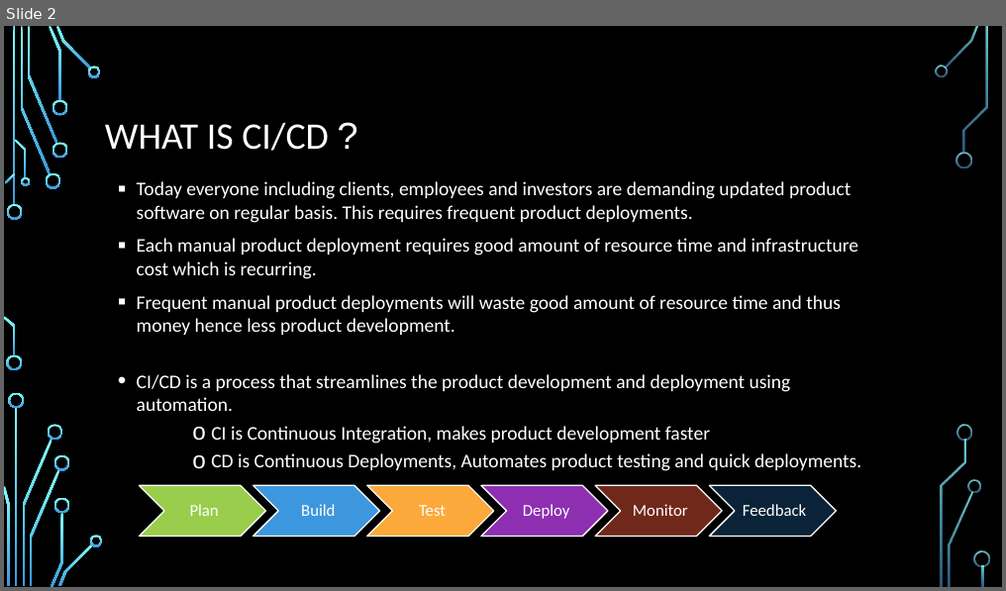
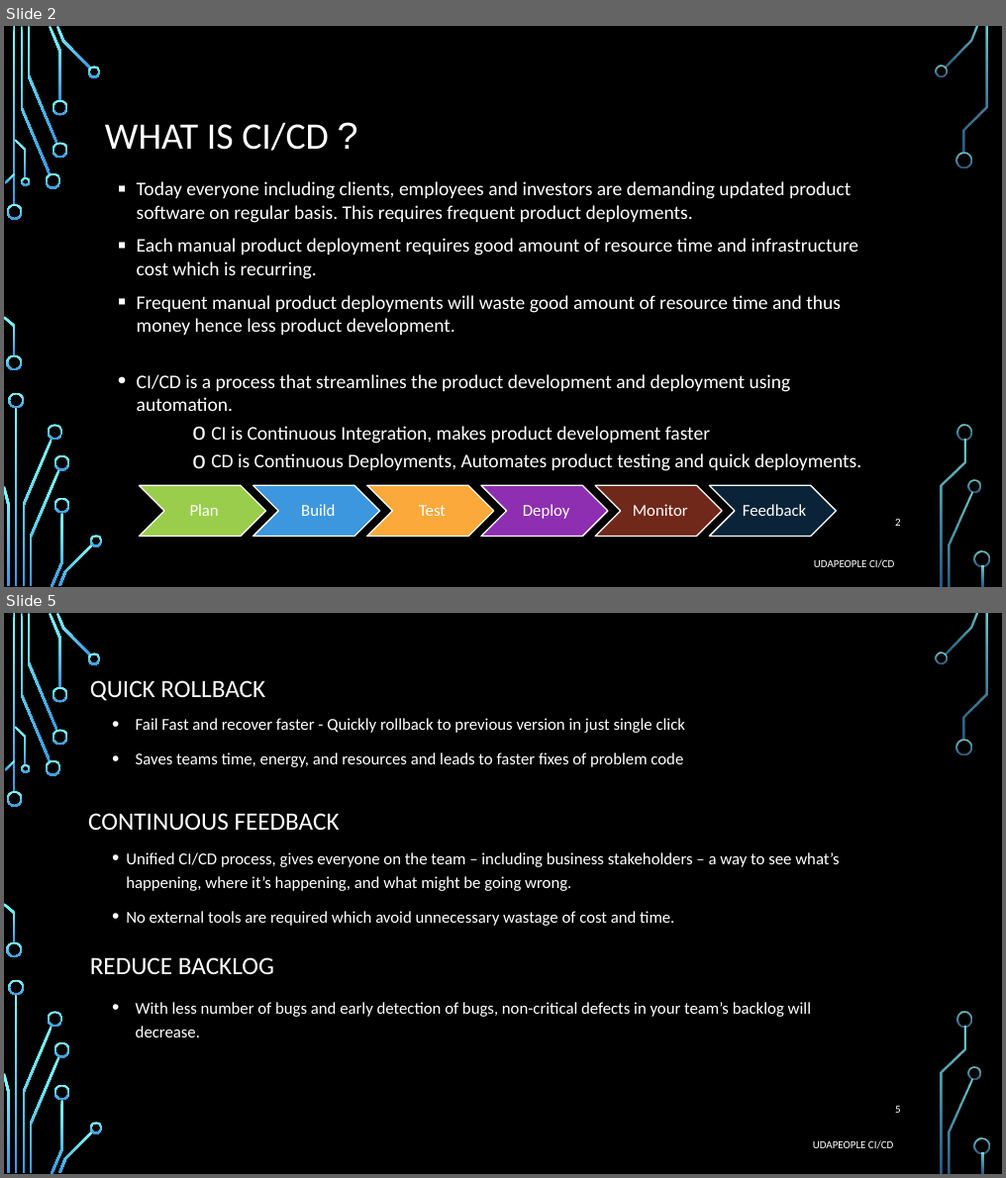
Before and after one commit to anshul-jain23/UdaPeople, a slide deck: presentation.pptx. Shown one above the other, each under a label of ours: slide 2 before the commit, slides 2 and 5 after it; the slides between them are not shown. The pictures are 1006x591 and 1006x1178 pixels, drawn with LibreOffice and Linux fonts; fonts in the diff are those of the drawing; background and template pictures are left out. Boxes give left, top, right and bottom in pixels: in the first picture for what was removed or moved away, otherwise in the second. Text is boxed around its words. In the diff, an @@ line names an element or a change of style, - is before the commit and + after.

```diff
--- a/presentation.pptx
+++ b/presentation.pptx
@@ slide 5 added at box(4, 613, 1002, 1174), background picture (left out); not listed: 36 template elements that a slide beside it also shows @@
@@ text added at box(90, 680, 265, 701), 24 pt, text #FFFFFF @@
+QUICK ROLLBACK
@@ text added at box(136, 718, 685, 767), 16 pt, text #FFFFFF @@
+• Fail Fast and recover faster - Quickly rollback to previous version in just single click
+• Saves teams time, energy, and resources and leads to faster fixes of problem code
@@ text added at box(88, 813, 340, 831), 24 pt, text #FFFFFF @@
+CONTINUOUS FEEDBACK
@@ text added at box(126, 853, 840, 926), 16 pt, text #FFFFFF @@
+• Unified CI/CD process, gives everyone on the team – including business stakeholders – a way to see what’s happening, where it’s happening, and what might be going wrong.
+• No external tools are required which avoid unnecessary wastage of cost and time.
@@ text added at box(90, 958, 274, 975), 24 pt, text #FFFFFF @@
+REDUCE BACKLOG
@@ text added at box(136, 1002, 812, 1038), 16 pt, text #FFFFFF @@
+• With less number of bugs and early detection of bugs, non-critical defects in your team’s backlog will decrease.
@@ page number added at box(895, 1106, 901, 1113), 10.5 pt, text #FFFFFF @@
+5
@@ text added at box(813, 1141, 893, 1150), 10.5 pt, text #FFFFFF @@
+UDAPEOPLE CI/CD
@@ slide 2 changed as well @@
@@ page number added at box(895, 519, 901, 526), 10.5 pt, text #FFFFFF @@
+2
@@ text added at box(814, 560, 894, 569), 10.5 pt, text #FFFFFF @@
+UDAPEOPLE CI/CD
```
Also in this commit, not shown: 1 other slide changed, 2 other slides added, 2 slides removed, 1 other file.
